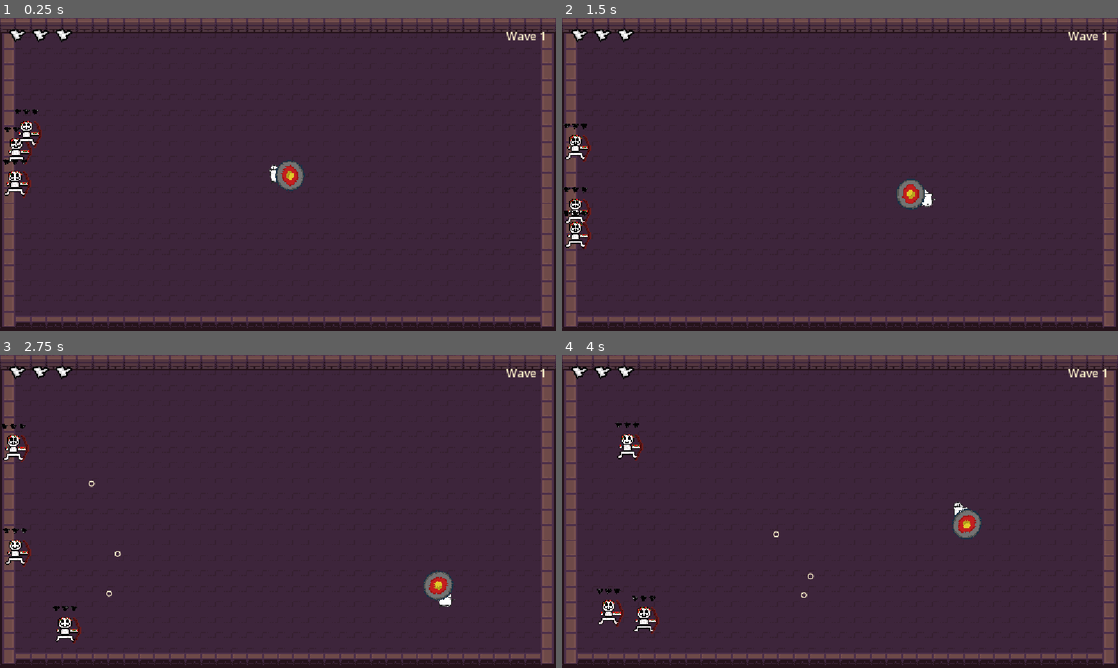
Above: before the commit, frames 1-4 (two rows, left to right).
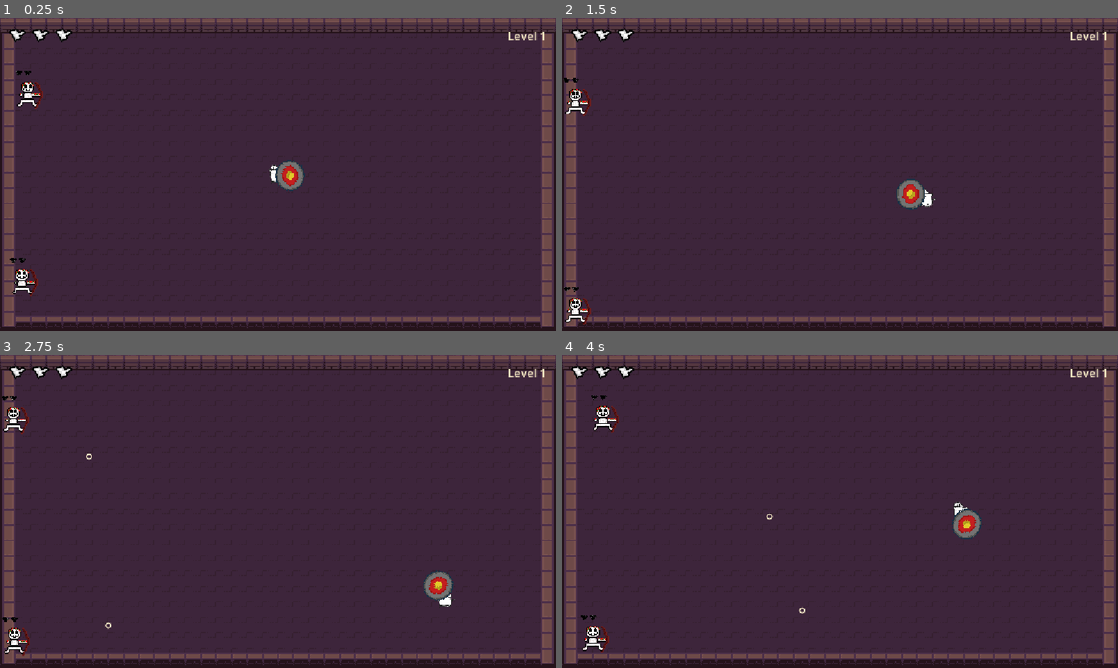
Above: after the commit, the same moments.

Repository: Tylerr-D/bonc
Game: Godot game, scene res://main.tscn
Same seed, same stepped clock (60 frames per second), same inputs: the game is played once before the commit and once after it.
Inputs (mouse positions are in pixels of both pictures, inside the frame that each line leads up to):
- Up to frame 1 (0.25 s): no input
- Up to frame 2 (1.5 s): move the mouse to (962, 158) at 0.52 s; hold D (move_right) 0.53-1.28 s; move the mouse to (728, 190) at 1.27 s; hold S (move_down) from 1.28 s (still down)
- Up to frame 3 (2.75 s): move the mouse to (333, 442) at 2.02 s; release S (move_down) at 2.03 s; hold D (move_right) from 2.03 s (still down)
- Up to frame 4 (4 s): move the mouse to (812, 574) at 2.77 s; release D (move_right) at 2.78 s; hold W (move_up) 2.78-3.53 s; move the mouse to (1006, 558) at 3.52 s; hold A (move_left) from 3.53 s (still down)

The runs differ from the first frame. In frame 1, 1.3% of the frame differs, in the area x 0-97%, y 4-89%; in frame 2, 1.4%; in frame 3, 1.4%; in frame 4, 1.5%, in the area x 3-97%, y 4-96%.

Commit message:
added lvls and different things for them

Diff:
--- a/ball.tscn
+++ b/ball.tscn
@@ -2,5 +2,5 @@
 
 [ext_resource type="Script" path="res://ball.gd" id="1"]
 
-[node name="Ball" type="Node2D"]
+[node name="Ball" type="Node2D" groups=["balls"]]
 script = ExtResource("1")
--- a/main.gd
+++ b/main.gd
@@ -1,21 +1,38 @@
 extends Node2D
 
-var wave = 0
+static var saved_level = 1
+var level = saved_level - 1
+var counts = [2, 3, 5]
+var speeds = [80, 110, 150]
+var hearts = [2, 3, 2]
 var enemy_scene = preload("res://enemy.tscn")
 
 func _process(delta):
-	if get_tree().get_nodes_in_group("enemies").is_empty():
-		start_wave()
+	if level < 3 and get_tree().get_nodes_in_group("enemies").is_empty():
+		start_level()
 
-func start_wave():
-	wave += 1
-	$HUD/Wave.text = "Wave " + str(wave)
+func start_level():
+	level += 1
+	saved_level = level
+	$Player.health = 3
+	$Player.recoil = Vector2.ZERO
+	$Player.flash_time = 0
+	$Player/Sprite2D.modulate = Color.WHITE
+	for i in range(1, 4):
+		get_node("HUD/Heart" + str(i)).show()
+	for ball in get_tree().get_nodes_in_group("balls"):
+		ball.set_physics_process(false)
+		ball.queue_free()
+	$HUD/Wave.text = "Level " + str(level)
 	var screen = get_viewport_rect().size
 	var x = 60
 	if $Player.get_global_transform_with_canvas().origin.x < screen.x / 2:
 		x = screen.x - 60
-	for i in range(wave + 2):
+	for i in range(counts[level - 1]):
 		var enemy = enemy_scene.instantiate()
 		var pos = Vector2(x, randf_range(90, screen.y - 60))
+		enemy.speed = speeds[level - 1]
+		enemy.health = hearts[level - 1]
 		add_child(enemy)
+		enemy.get_node("Hearts/Heart3").visible = enemy.health == 3
 		enemy.global_position = get_canvas_transform().affine_inverse() * pos
--- a/main.tscn
+++ b/main.tscn
@@ -56,5 +56,5 @@
 offset_bottom = 50.0
 theme_override_colors/font_color = Color(1, 0.95, 0.8, 1)
 theme_override_font_sizes/font_size = 24
-text = "Wave 1"
+text = "Level 1"
 horizontal_alignment = 2
